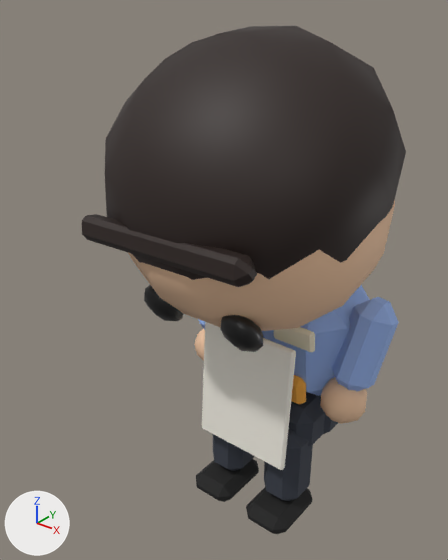
Two versions of the glTF model apps/web/public/office/character.glb, one commit apart.
Rendered twice from a 50 mm lens placed at (1.006, -1.685, 1.818), pointed at (-0.085, -0.321, 0.972). Arrows for +X, +Y and +Z are at lower left; the lights stay in place. The older version comes first. Where no turn or scale is listed for an object, it has been applied to the vertices.

The first picture shows 'arm_r', 'head', 'paper', 'shin_l', 'shin_r', 'thigh_r', 'torso' and 2 more.
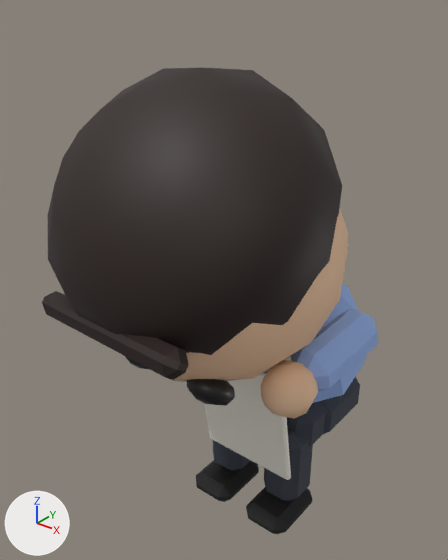
Pixel boxes (x1, y1, x2, y2) of what changed, in the pictures (448 x 560 px):
'head', turned
    before: (82, 26, 406, 352)
    after: (42, 67, 348, 406)
'paper', turned
    before: (202, 322, 296, 470)
    after: (204, 373, 291, 480)
'arm_r', turned
    before: (320, 297, 399, 424)
    after: (261, 308, 377, 419)
'torso', turned (mostly hidden afterwards)
    before: (262, 285, 370, 404)
    after: (264, 266, 366, 403)
'arm_l', turned (not visible afterwards)
    before: (194, 319, 205, 361)

What changed in the scene script:
```text
Change ob_torso:
    ob_torso.rotation_euler: (0.142, 0.0, 0.0) -> (0.386, 0.0, 0.0)  # degrees (8.1, 0, 0) -> degrees (22, 0, 0)
Change ob_arm_r:
    ob_arm_r.rotation_euler: (-0.387, 0.129, -0.0526) -> (-1.744, -0.0242, -0.138)  # degrees (-22, 7.4, -3) -> degrees (-100, -1.4, -7.9)
Change ob_head:
    ob_head.rotation_euler: (0.492, -0.0615, -0.033) -> (0.532, -0.151, -0.0882)  # degrees (28, -3.5, -1.9) -> degrees (30, -8.7, -5.1)
```
